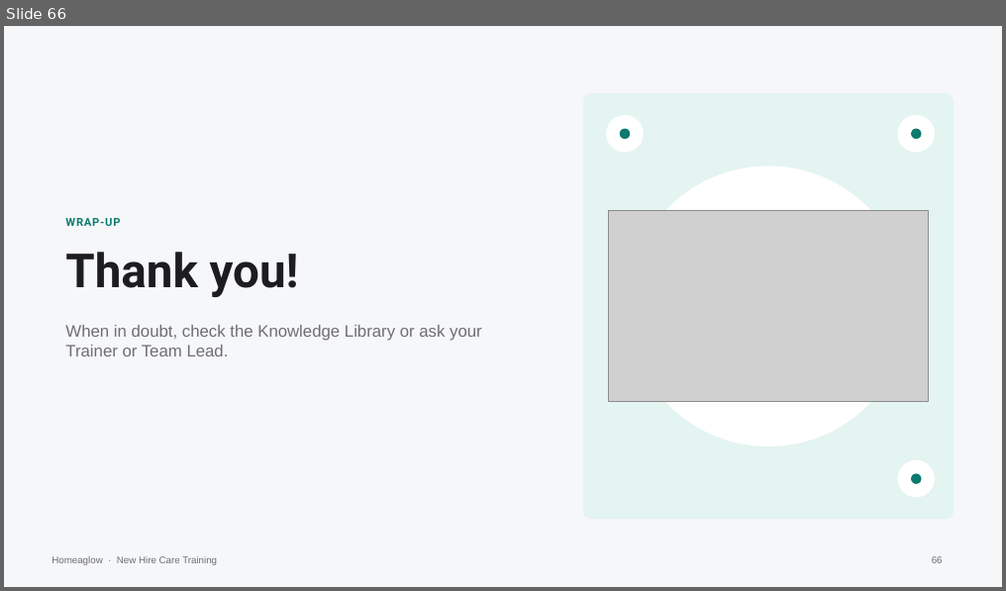
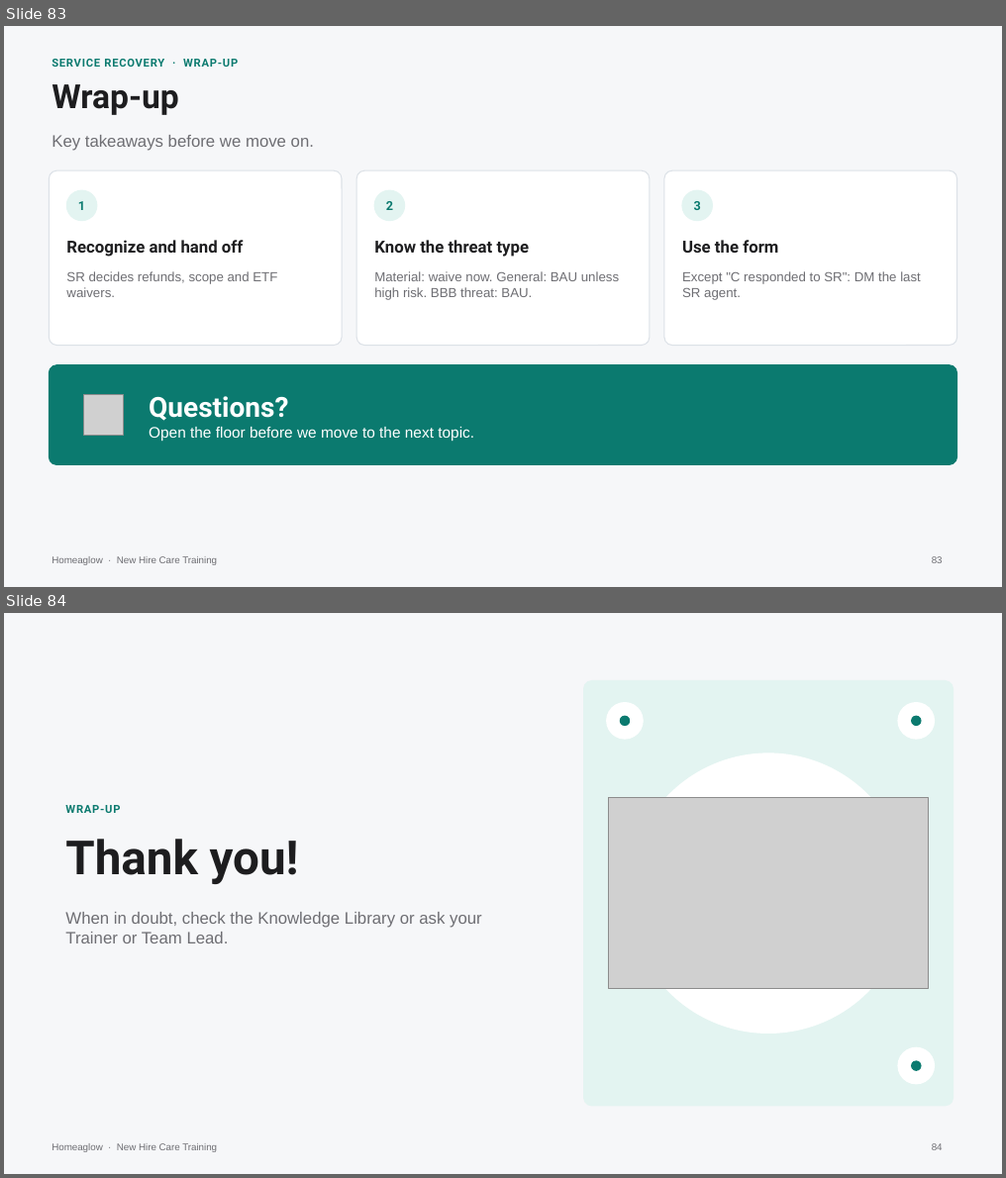
Before and after one commit to anjulimichelle/training, a slide deck: billing-disputes/billing-disputes-cash-payments.pptx. Shown one above the other, each under a label of ours: slide 66 before the commit, slides 83 and 84 after it. The pictures are 1006x591 and 1006x1178 pixels, drawn with LibreOffice and Linux fonts; fonts in the diff are those of the drawing; grey boxes stand for pictures. Boxes give left, top, right and bottom in pixels: in the first picture for what was removed or moved away, otherwise in the second. Text is boxed around its words. In the diff, an @@ line names an element or a change of style, - is before the commit and + after.

```diff
--- a/billing-disputes/billing-disputes-cash-payments.pptx
+++ b/billing-disputes/billing-disputes-cash-payments.pptx
@@ slide 83 added at (4, 26, 1002, 587), background #F6F7F9; not listed: 1 template element that a slide beside it also shows @@
@@ text added at (52, 59, 238, 67), 8 pt, text #0B7A6F, bold @@
+SERVICE RECOVERY · WRAP-UP
@@ text added at (52, 84, 179, 115), 24 pt, text #1D1D1F, bold @@
+Wrap-up
@@ text added at (52, 135, 314, 151), 12 pt, text #6E6E73 @@
+Key takeaways before we move on.
@@ rounded rectangle added at (49, 171, 342, 346), fill #FFFFFF, outline #DCE1E7 0.75 pt @@
@@ rounded rectangle added at (356, 171, 648, 346), fill #FFFFFF, outline #DCE1E7 0.75 pt @@
@@ rounded rectangle added at (664, 171, 957, 346), fill #FFFFFF, outline #DCE1E7 0.75 pt @@
@@ ellipse added at (67, 190, 97, 221), fill #E3F4F1, outline #E3F4F1 1 pt @@
@@ text added at (78, 201, 85, 210), 9 pt, text #0B7A6F, bold @@
+1
@@ ellipse added at (374, 190, 404, 221), fill #E3F4F1, outline #E3F4F1 1 pt @@
@@ text added at (386, 201, 393, 210), 9 pt, text #0B7A6F, bold @@
+2
@@ ellipse added at (682, 190, 713, 221), fill #E3F4F1, outline #E3F4F1 1 pt @@
@@ text added at (694, 201, 701, 210), 9 pt, text #0B7A6F, bold @@
+3
@@ text added at (66, 240, 244, 257), 12 pt, text #1D1D1F, bold @@
+Recognize and hand off
@@ text added at (374, 240, 530, 257), 12 pt, text #1D1D1F, bold @@
+Know the threat type
@@ text added at (682, 240, 778, 253), 12 pt, text #1D1D1F, bold @@
+Use the form
@@ text added at (66, 272, 277, 297), 9.5 pt, text #6E6E73 @@
+SR decides refunds, scope and ETF waivers.
@@ text added at (374, 272, 619, 300), 9.5 pt, text #6E6E73 @@
+Material: waive now. General: BAU unless high risk. BBB threat: BAU.
@@ text added at (682, 272, 921, 300), 9.5 pt, text #6E6E73 @@
+Except "C responded to SR": DM the last SR agent.
@@ rounded rectangle added at (49, 366, 957, 466), fill #0B7A6F, outline #0B7A6F 0.75 pt @@
@@ picture added at (84, 395, 124, 435) @@
@@ text added at (149, 396, 474, 441), 11 pt, text #FFFFFF @@
+Questions?
+Open the floor before we move to the next topic.
@@ page number added at (932, 557, 943, 564), 7 pt, text #6E6E73 @@
+83
@@ what was slide 66 is now slide 84 @@
@@ page number at (932, 1144, 943, 1151): text changed @@
-66
+84
```
Also in this commit, not shown: 7 slides changed, 17 other slides added, 2 other files.
